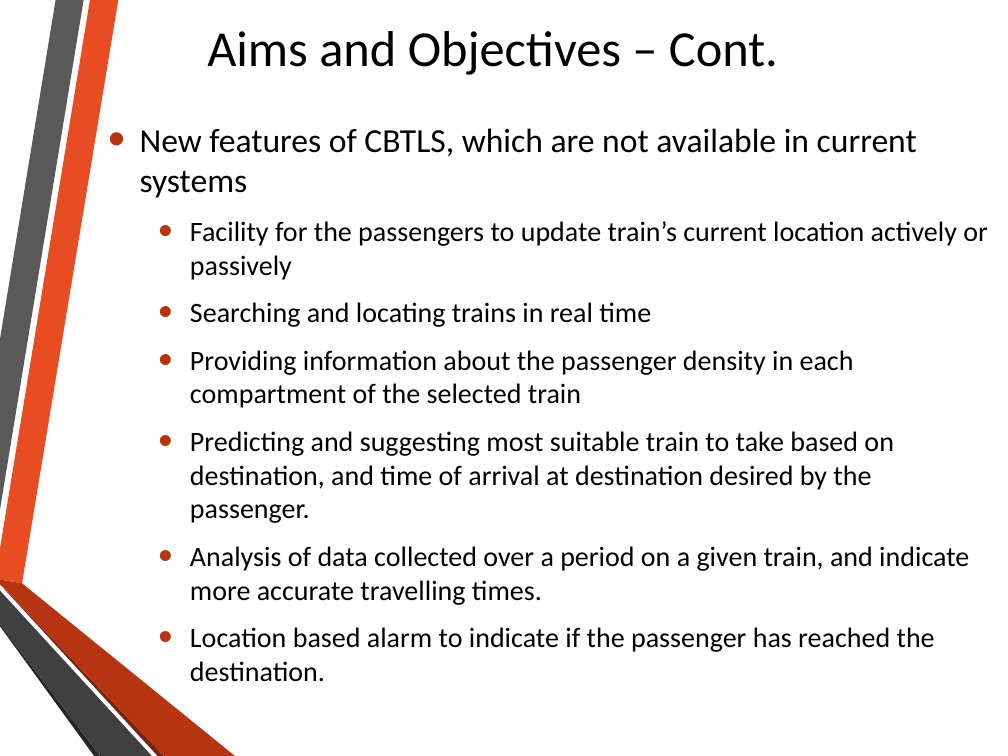
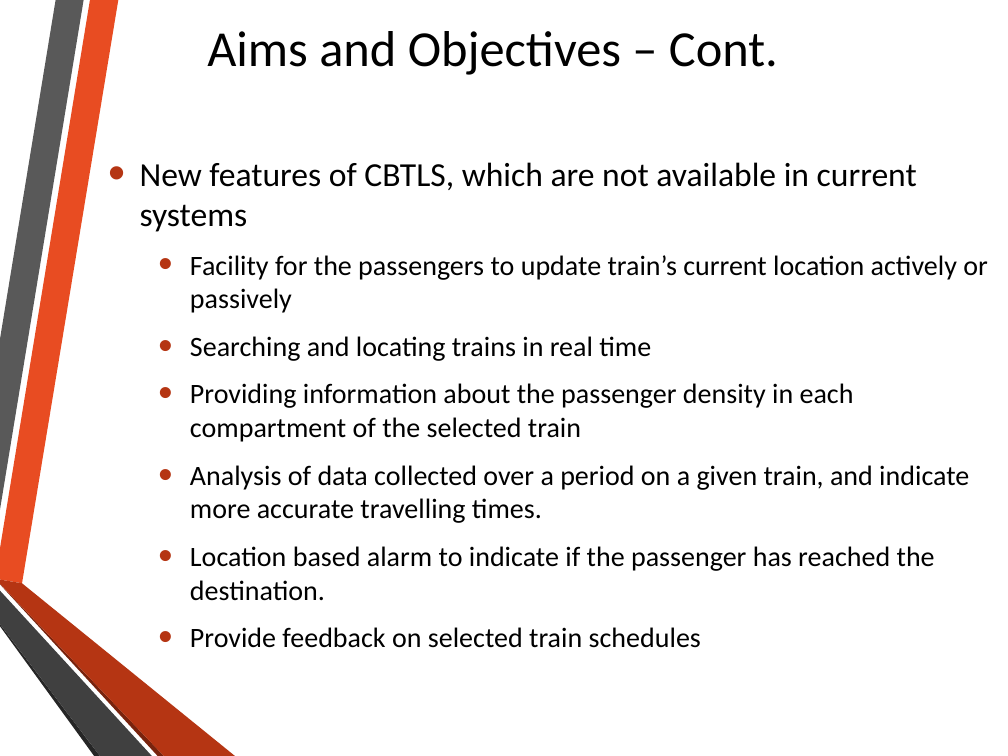
Before and after one commit to nadee158/cbtls, a slide deck: slide 8 of FinalSubmission/msc_final_presentation.pptx. Drawn at 1008x756 pixels with LibreOffice and Linux fonts; fonts in the diff are those of the drawing; background and template pictures are left out. Boxes give left, top, right and bottom in pixels: in the first picture for what was removed or moved away, otherwise in the second. Text is boxed around its words. In the diff, an @@ line names an element or a change of style, - is before the commit and + after.

```diff
--- a/FinalSubmission/msc_final_presentation.pptx
+++ b/FinalSubmission/msc_final_presentation.pptx
@@ text at <box>190,431,894,523</box>: paragraph removed @@
-  • Predicting and suggesting most suitable train to take based on destination, and time of arrival at destination desired by the passenger.
@@ text at <box>190,627,701,648</box>: paragraph added @@
+  • Provide feedback on selected train schedules
```
Also in this commit, not shown: 6 other slides changed, 12 slides added, 3 slides removed.
